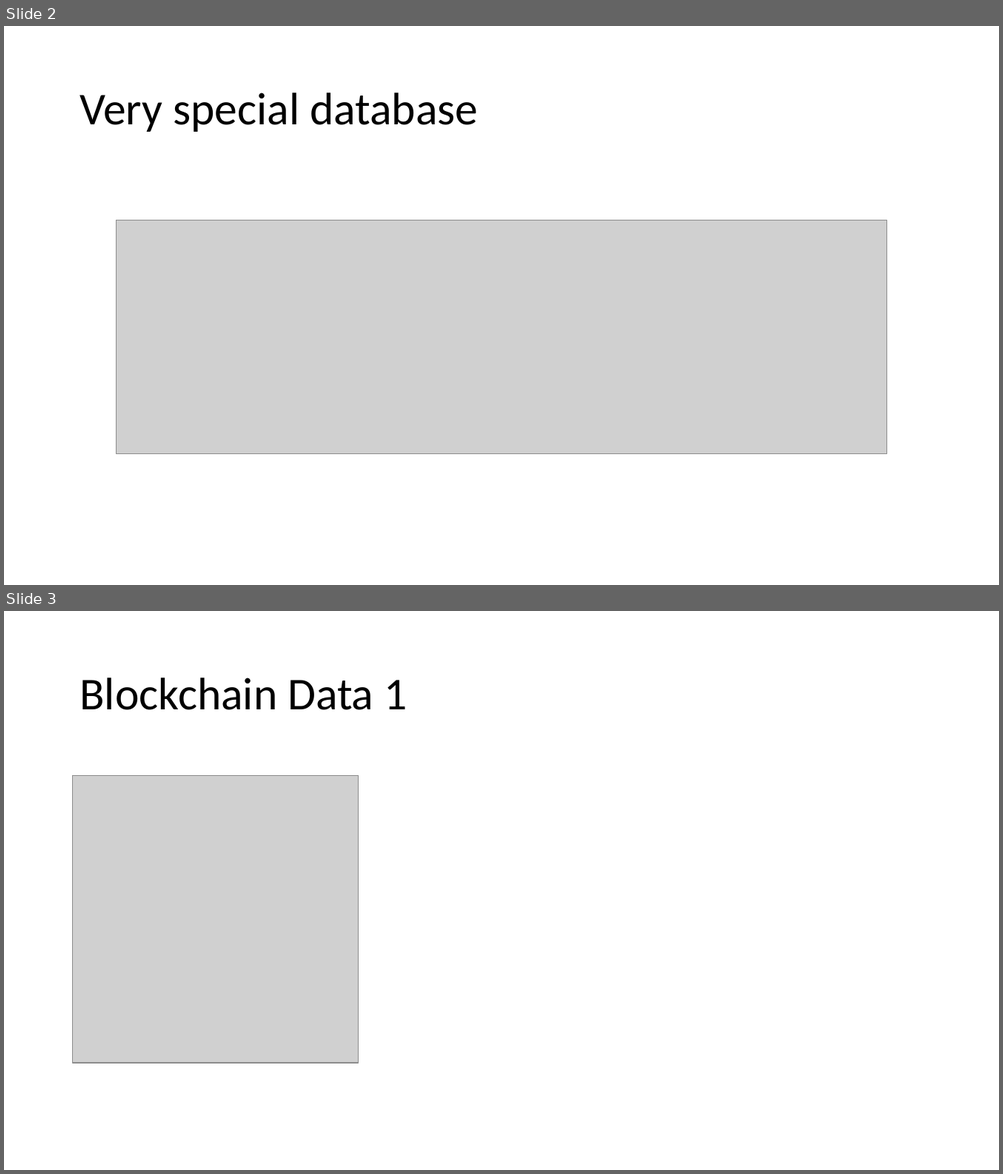
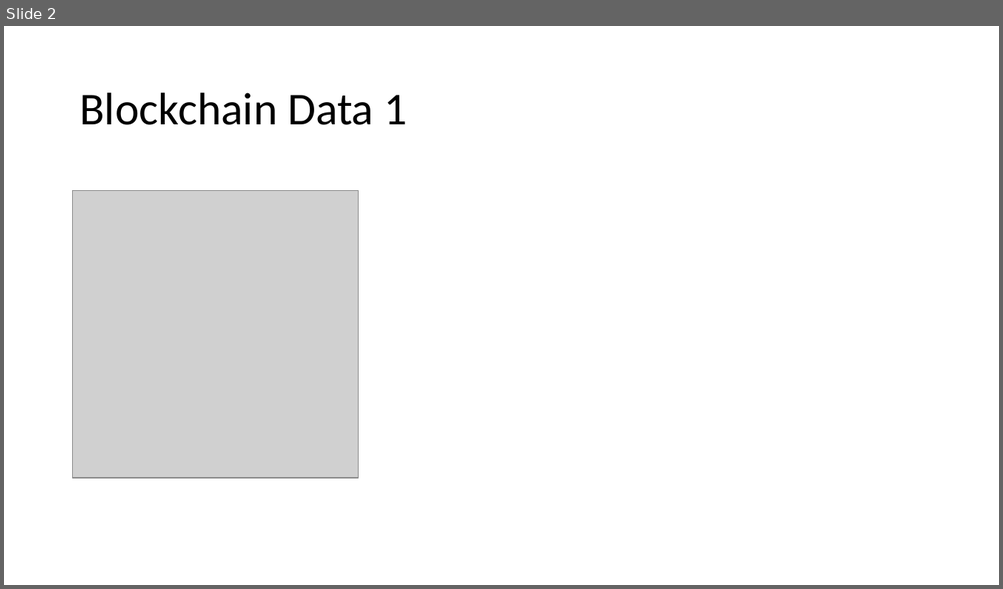
Before and after one commit to igorbarinov/blockchainnow, a slide deck: presentation/blockchain_now.pptx. Shown one above the other, each under a label of ours: slides 2 and 3 before the commit, slide 2 after it. The pictures are 1003x1174 and 1003x589 pixels, drawn with LibreOffice and Linux fonts; fonts in the diff are those of the drawing; grey boxes stand for pictures. Boxes give left, top, right and bottom in pixels: in the first picture for what was removed or moved away, otherwise in the second. Text is boxed around its words. In the diff, an @@ line names an element or a change of style, - is before the commit and + after.

```diff
--- a/presentation/blockchain_now.pptx
+++ b/presentation/blockchain_now.pptx
@@ slide 2 removed at (4, 26, 999, 585), background #FFFFFF @@
@@ title removed at (79, 93, 478, 132) @@
-Very special database
@@ picture removed at (116, 220, 887, 454) @@
@@ what was slide 3 is now slide 2 @@
```
Also in this commit, not shown: 5 slides changed, 47 other files.
